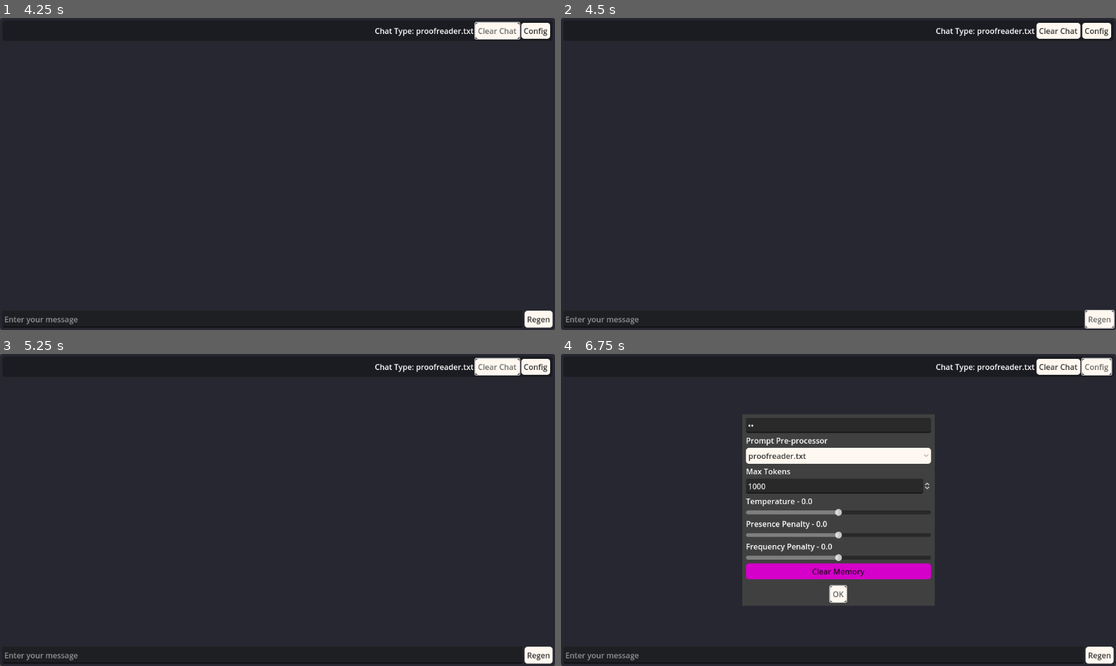
Above: before the commit, frames 1-4 (two rows, left to right).
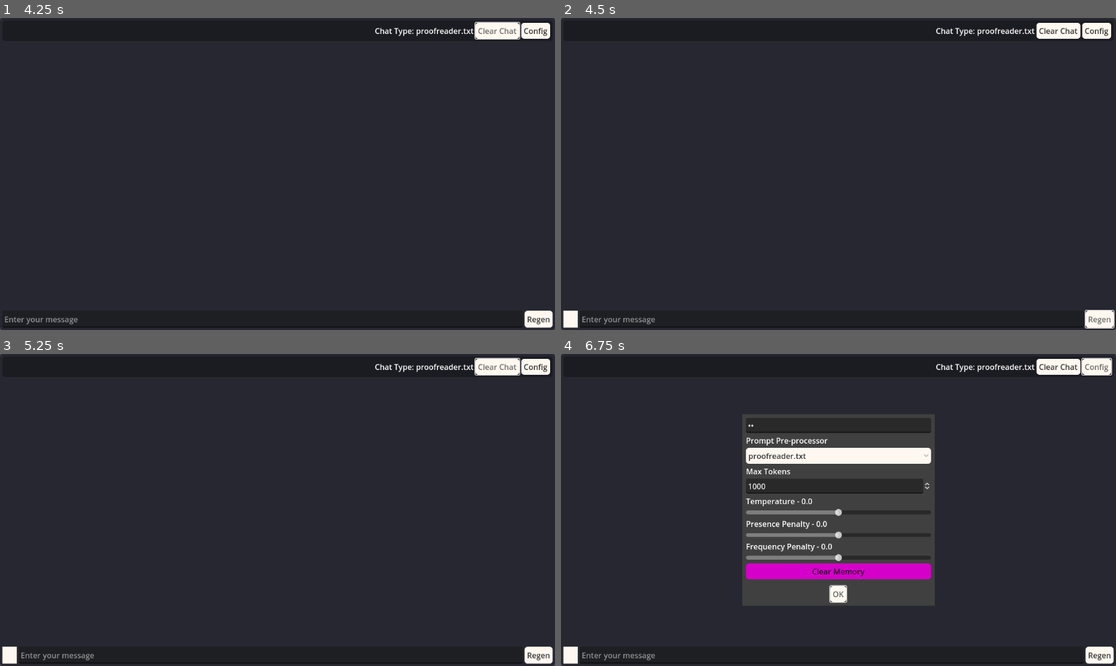
Above: after the commit, the same moments.

Repository: CDcruzCode/Quasai-GPT-Client
Game: Godot game, scene res://main_chat.tscn
Same seed, same stepped clock (60 frames per second), same inputs: the game is played once before the commit and once after it.
Inputs (mouse positions are in pixels of both pictures, inside the frame that each line leads up to):
- Up to frame 1 (4.25 s): click (260, 320) at 0.52 s; type "Alex" at 0.6 s; click (277, 89) at 0.75 s; type "12" at 0.83 s; click "Regen" at 1.25 s; click "OK" at 2 s; click "Clear Chat" at 2.75 s; click "Clear Chat" at 3.5 s
- Up to frame 2 (4.5 s): click "Regen" at 4.25 s
- Up to frame 3 (5.25 s): click "Clear Chat" at 5 s
- Up to frame 4 (6.75 s): click "Regen" at 5.75 s; click "Config" at 6.5 s

Frame 1 is identical in both runs. In frame 2, 0.3% of the frame differs, in the area x 0-17%, y 93-100%; in frame 3, 0.3%; in frame 4, 0.3%.
Error after the commit: Cannot call method 'queue_free' on a null value. (res://scripts/chat.gd:198)

Commit message:
Add files via upload

Diff:
--- a/scripts/chat.gd
+++ b/scripts/chat.gd
@@ -8,6 +8,7 @@
 @onready var chat_scroll:ScrollContainer = $vbox/scon
 @onready var chat_label = $vbox/PanelContainer/hbox2/chat_label
 @onready var clear_chat_button = $vbox/PanelContainer/hbox2/clear_chat
+@onready var regen_button = $vbox/hbox/regen
 
 @onready var config_popup = $config_popup
 @onready var config_button = $vbox/PanelContainer/hbox2/config
@@ -45,6 +46,7 @@
 	config_button.pressed.connect(func(): config_popup.popup_centered())
 	config_popup.confirmed.connect(save_config)
 	clear_chat_button.pressed.connect(clear_chat)
+	regen_button.pressed.connect(regen_message)
 
 	prompt_types = list_folders_in_directory("res://scripts/prompts/")
 
@@ -174,6 +176,7 @@
 	"temperature": TEMPERATURE,
 	"presence_penalty": PRESENCE,
 	"frequency_penalty": FREQUENCY,
+	"stop": "<USER>",
 	"stream": false
 	}
 	print(data)
@@ -188,6 +191,27 @@
 	delete_all_children(chat_log)
 	chat_memory.clear()
 
+func regen_message(role:String = "user", model:String = "gpt-3.5-turbo"):
+	bot_thinking = true
+	loading.show()
+	chat_memory.remove_at(chat_memory.size()-1)
+	chat_log.get_child(chat_log.get_child_count() - 1).queue_free()
+
+	var pre_msg = load_file_as_string("res://scripts/prompts/" + prompt_options.get_item_text(prompt_options.selected))
+	for m in chat_memory:
+		pre_msg += m + "\n"
+
+	var data = {
+	"model": model,
+	"messages": [{"role": role, "content": pre_msg}],
+	"max_tokens": MAX_TOKENS,
+	"temperature": TEMPERATURE,
+	"presence_penalty": PRESENCE,
+	"frequency_penalty": FREQUENCY,
+	"stop": "<USER>",
+	"stream": false
+	}
+	openai.make_request("completions", HTTPClient.METHOD_POST, data)
 
 
 
Not shown, added: scripts/prompts/search_engine.txt
